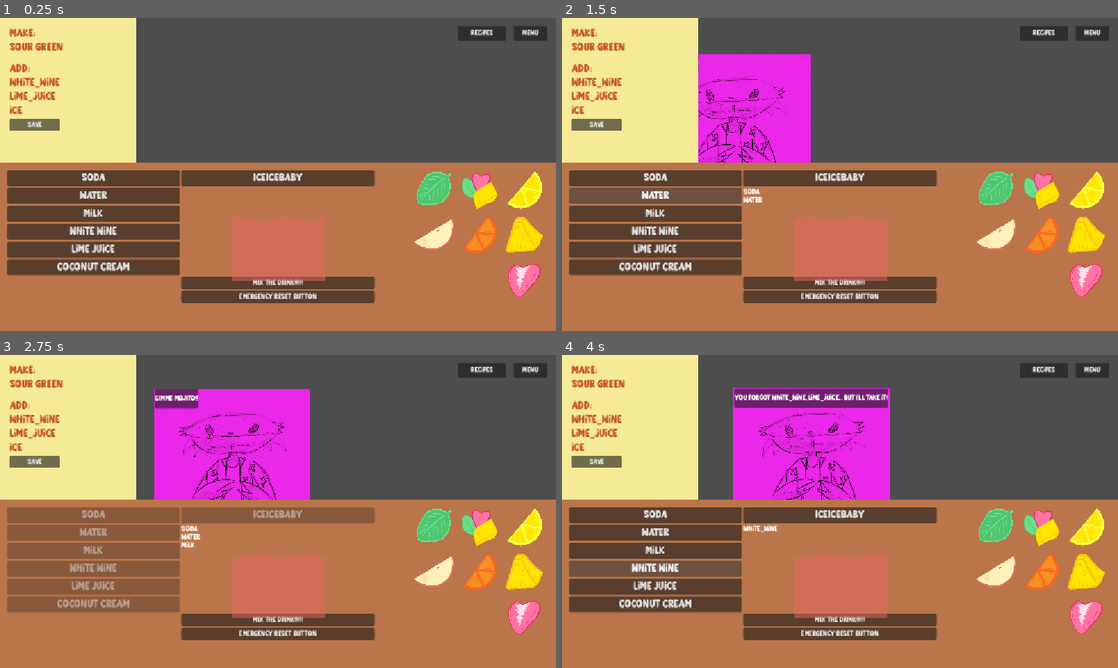
Above: before the commit, frames 1-4 (two rows, left to right).
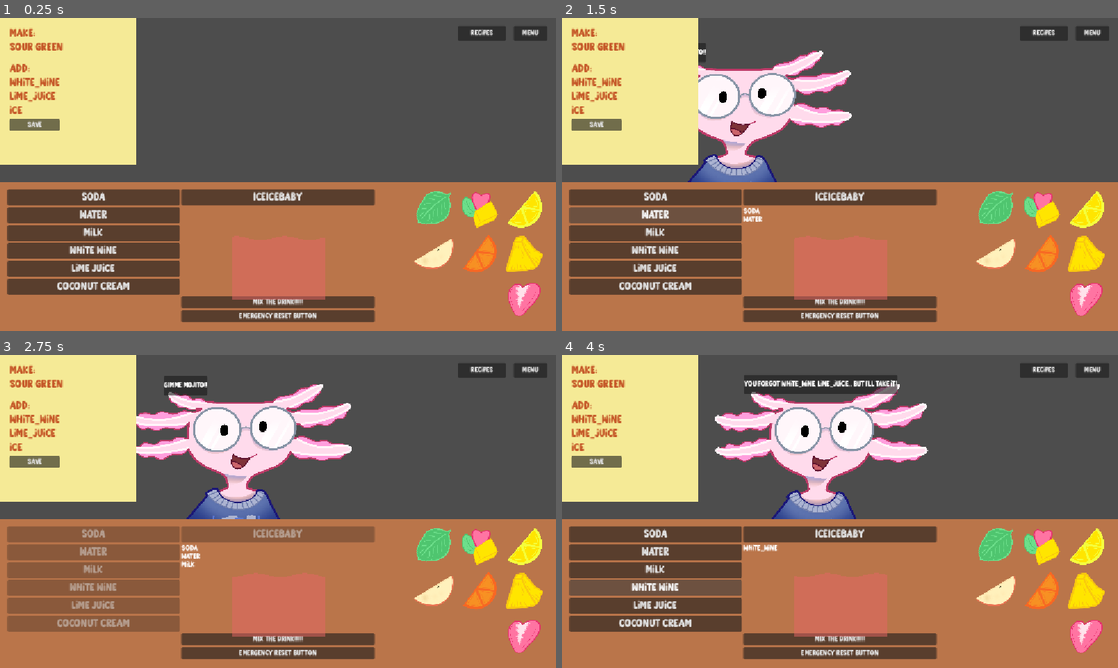
Above: after the commit, the same moments.

Repository: scumpiest/scammy-drink
Game: Godot game, scene res://scenes/crafting/counter_ui.tscn
Two runs of this game, one before a commit and one after it. Both use one fixed random seed, a clock stepped at 60 frames per second and the inputs below. The engine's default icon, where the game draws it, is replaced by a stand-in: a white triangle on a blue panel in a dark square.
Inputs:
- Up to frame 1 (0.25 s): no input
- Up to frame 2 (1.5 s): click "Soda" at 0.5 s; click "Water" at 1.25 s
- Up to frame 3 (2.75 s): click "Milk" at 2 s
- Up to frame 4 (4 s): click "MIX THE DRINK!!!!!!" at 2.75 s; click "White Wine" at 3.5 s

The runs differ from the first frame. In frame 1, 22% of the frame differs, in the area x 0-100%, y 46-98%; in frame 2, 30%; in frame 3, 33%; in frame 4, 34%, in the area x 0-100%, y 6-98%.

Commit message:
feat: add customer variation+movement

Diff:
--- a/scenes/crafting/counter_ui.gd
+++ b/scenes/crafting/counter_ui.gd
@@ -7,21 +7,22 @@
 @onready var notes: PanelContainer = $Notes
 @onready var recipe_book: Control = $RecipeBook
 
+
 var current_target: Marker2D = null
-var customer: Area2D = null
 var _awaiting_notes_save: bool = false
 var _notes_saved_for_order: bool = false
+var customer: Customer = null
 
 var main_menu_scene: String = "uid://ctrh7huvrvaws"
 
 @export var lerp_weight: float = 1.0
-@export var crabby: PackedScene = null
+@export var customer_scene: PackedScene = null
 @export var bomb: PackedScene = null
 
 
 func _ready() -> void:
 	SignalBus.notes_saved.connect(_on_notes_saved)
-	customer = spawn_customer(crabby)
+	customer = spawn_customer()
 	setup_customer(customer)
 
 
@@ -38,16 +39,17 @@
 		recipe_book.visible = false
 
 
-func spawn_customer(customer: PackedScene) -> Area2D:
-	var new_customer = customer.instantiate()
+func spawn_customer() -> Customer:
+	var new_customer := customer_scene.instantiate() as Customer
+	new_customer.customer_type = randi() % Customer.Type.size() as Customer.Type
 	new_customer.global_position = spawn_marker.global_position
 	add_child(new_customer)
 	return new_customer
 
 
-func setup_customer(customer: Area2D) -> void:
-	customer.request_completed.connect(_on_request_completed)
-	customer.request_failed.connect(_on_request_failed)
+func setup_customer(new_customer: Customer) -> void:
+	new_customer.request_completed.connect(_on_request_completed)
+	new_customer.request_failed.connect(_on_request_failed)
 	_notes_saved_for_order = false
 	notes.update_display()
 	slide_to_marker(enter_marker)
@@ -81,7 +83,7 @@
 
 func _spawn_next_customer() -> void:
 	GameManager.complete_current_order()
-	customer = spawn_customer(crabby)
+	customer = spawn_customer()
 	setup_customer(customer)
 
 
--- a/scenes/crafting/counter_ui.tscn
+++ b/scenes/crafting/counter_ui.tscn
@@ -2,7 +2,7 @@
 
 [ext_resource type="Script" uid="uid://cex85w4jk50o1" path="res://scenes/crafting/counter_ui.gd" id="1_pblyx"]
 [ext_resource type="PackedScene" uid="uid://baq4fejjo54v3" path="res://scenes/crafting/crafting_counter.tscn" id="2_05df7"]
-[ext_resource type="PackedScene" uid="uid://x6l2s2cjh6tm" path="res://scenes/customers/crabby.tscn" id="2_ccn5l"]
+[ext_resource type="PackedScene" uid="uid://x6l2s2cjh6tm" path="res://scenes/customers/customer.tscn" id="2_ccn5l"]
 [ext_resource type="PackedScene" uid="uid://0dr0j1p35u0x" path="res://scenes/crafting/notes.tscn" id="3_8ubsl"]
 [ext_resource type="AudioStream" uid="uid://x5pn66qvwi4a" path="res://assets/Bossa Nova Beach.mp3" id="4_ccn5l"]
 [ext_resource type="PackedScene" uid="uid://6i5g71ol7d6e" path="res://scenes/ui/recipe_book.tscn" id="6_p5jpt"]
@@ -16,7 +16,7 @@
 grow_vertical = 2
 size_flags_horizontal = 4
 script = ExtResource("1_pblyx")
-crabby = ExtResource("2_ccn5l")
+customer_scene = ExtResource("2_ccn5l")
 
 [node name="MainMenuButton" type="Button" parent="." unique_id=1633707091]
 layout_mode = 0
@@ -33,13 +33,14 @@
 
 [node name="CraftingCounter" parent="." unique_id=1665070910 instance=ExtResource("2_05df7")]
 layout_mode = 1
+offset_top = -308.0
 mouse_filter = 1
 
 [node name="SpawnMarker" type="Marker2D" parent="." unique_id=531153033]
 position = Vector2(-429, 94)
 
 [node name="EnterMarker" type="Marker2D" parent="." unique_id=774304902]
-position = Vector2(372, 69)
+position = Vector2(392, 40)
 
 [node name="ExitMarker" type="Marker2D" parent="." unique_id=162336635]
 position = Vector2(1332, 96)
--- a/scenes/customers/crabby.gd
+++ /dev/null
@@ -1,34 +0,0 @@
-extends Area2D
-
-signal request_completed
-signal request_failed
-
-@onready var bubble_background: PanelContainer = $BubbleBackground
-@onready var chat_bubble: Label = $BubbleBackground/ChatBubble
-@onready var sprite: Sprite2D = $Sprite2D
-
-var request: String = ""
-
-func _ready() -> void:
-	sprite.modulate = Color(randf(), randf(), randf())
-
-	GameManager.add_recipe_order()
-	request = GameManager.get_order()
-	chat_bubble.text = "GIMME " + request.to_upper() + "!!"
-
-	GameManager.crafting_result.connect(_on_crafting_result)
-
-## Always accepts the drink; shows which ingredients were missing before leaving.
-func _on_crafting_result(_recipe_key: String, _correct_count: int, _missing_ingredients: Array) -> void:
-	if _recipe_key != request:
-		return
-	bubble_background.visible = true
-	if _missing_ingredients.is_empty():
-		chat_bubble.text = "Thanks for the " + request + "!"
-	else:
-		var ingredients_str: String = ", ".join(_missing_ingredients)
-		chat_bubble.text = "You forgot " + ingredients_str + "... but I'll take it!"
-	await get_tree().create_timer(1.5).timeout
-	request_completed.emit()
-	bubble_background.visible = false
-	request = ""
--- /dev/null
+++ b/scenes/customers/customer.gd
@@ -0,0 +1,80 @@
+class_name Customer
+extends Area2D
+
+signal request_completed
+signal request_failed
+
+enum Type { AXOLOTL, FISH, SEAL, SHARK }
+
+const SPRITES: Dictionary = {
+	Type.AXOLOTL: preload("res://assets/customers/Axlotl_customer.png"),
+	Type.FISH: preload("res://assets/customers/Fish_customer.png"),
+	Type.SEAL: preload("res://assets/customers/Seal_customer.png"),
+	Type.SHARK: preload("res://assets/customers/Shark_customer.png"),
+}
+
+@onready var bubble_background: PanelContainer = $BubbleBackground
+@onready var chat_bubble: Label = $BubbleBackground/ChatBubble
+@onready var sprite: Sprite2D = $Sprite2D
+
+const BOP_SPEED: float = 14.0
+const BOP_HEIGHT: float = 10.0
+const MOVE_THRESHOLD_SQUARED: float = 0.25
+
+var customer_type: Type
+var request: String = ""
+var _last_position: Vector2 = Vector2.ZERO
+var _sprite_rest_y: float = 0.0
+var _sprite_rest_scale: Vector2 = Vector2.ONE
+var _bop_time: float = 0.0
+
+
+func _ready() -> void:
+	var random_type = randi() % Customer.Type.size() as Customer.Type
+	customer_type = random_type
+	sprite.texture = SPRITES[customer_type]
+	_sprite_rest_y = sprite.position.y
+	_sprite_rest_scale = sprite.scale
+	_last_position = position
+
+	GameManager.add_recipe_order()
+	request = GameManager.get_order()
+	chat_bubble.text = "GIMME " + request.to_upper() + "!!"
+
+	GameManager.crafting_result.connect(_on_crafting_result)
+
+
+func _process(delta: float) -> void:
+	var is_moving: bool = position.distance_squared_to(_last_position) > MOVE_THRESHOLD_SQUARED
+
+	if is_moving:
+		if position.x < _last_position.x:
+			sprite.flip_h = true
+		elif position.x > _last_position.x:
+			sprite.flip_h = false
+
+		_bop_time += delta * BOP_SPEED
+		var bounce: float = abs(sin(_bop_time))
+		sprite.position.y = _sprite_rest_y - bounce * BOP_HEIGHT
+		sprite.scale = _sprite_rest_scale * Vector2(1.0 + bounce * 0.06, 1.0 - bounce * 0.04)
+	else:
+		_bop_time = 0.0
+		sprite.position.y = lerpf(sprite.position.y, _sprite_rest_y, delta * 12.0)
+		sprite.scale = sprite.scale.lerp(_sprite_rest_scale, delta * 12.0)
+
+	_last_position = position
+
+
+func _on_crafting_result(_recipe_key: String, _correct_count: int, _missing_ingredients: Array) -> void:
+	if _recipe_key != request:
+		return
+	bubble_background.visible = true
+	if _missing_ingredients.is_empty():
+		chat_bubble.text = "Thanks for the " + request + "!"
+	else:
+		var ingredients_str: String = ", ".join(_missing_ingredients)
+		chat_bubble.text = "You forgot " + ingredients_str + "... but I'll take it!"
+	await get_tree().create_timer(1.5).timeout
+	request_completed.emit()
+	bubble_background.visible = false
+	request = ""
--- a/scenes/customers/crabby.tscn
+++ b/scenes/customers/customer.tscn
@@ -1,19 +1,17 @@
 [gd_scene format=3 uid="uid://x6l2s2cjh6tm"]
 
-[ext_resource type="Script" uid="uid://4jpof6loeap4" path="res://scenes/customers/crabby.gd" id="1_0p6h7"]
-[ext_resource type="Texture2D" uid="uid://co85a8qxwm0cd" path="res://assets/crab_Customer.png" id="2_cggub"]
+[ext_resource type="Script" uid="uid://4jpof6loeap4" path="res://scenes/customers/customer.gd" id="1_0p6h7"]
 
 [sub_resource type="RectangleShape2D" id="RectangleShape2D_w188d"]
 size = Vector2(320, 432)
 
-[node name="Crabby" type="Area2D" unique_id=912506872]
+[node name="Customer" type="Area2D" unique_id=912506872]
 z_index = -1
 script = ExtResource("1_0p6h7")
 
 [node name="Sprite2D" type="Sprite2D" parent="." unique_id=2091024564]
 position = Vector2(160, 216.00002)
 scale = Vector2(0.3, 0.3)
-texture = ExtResource("2_cggub")
 
 [node name="CollisionShape2D" type="CollisionShape2D" parent="." unique_id=179281276]
 position = Vector2(160, 216)
Binary file added: assets/Note.png
Binary file added: assets/customers/Axlotl_customer.png
Not shown, added: assets/customers/Axlotl_customer.png.import
Binary file added: assets/customers/Fish_customer.png
Not shown, added: assets/customers/Fish_customer.png.import
Binary file added: assets/customers/Seal_customer.png
Not shown, added: assets/customers/Seal_customer.png.import
Binary file added: assets/customers/Shark_customer.png
Not shown, added: assets/customers/Shark_customer.png.import
Binary file added: assets/ingredients/Coco_Cream.png
Binary file added: assets/ingredients/LimeJuice.png
Binary file added: assets/ingredients/Milkk.png
(and 4 more such lines)
